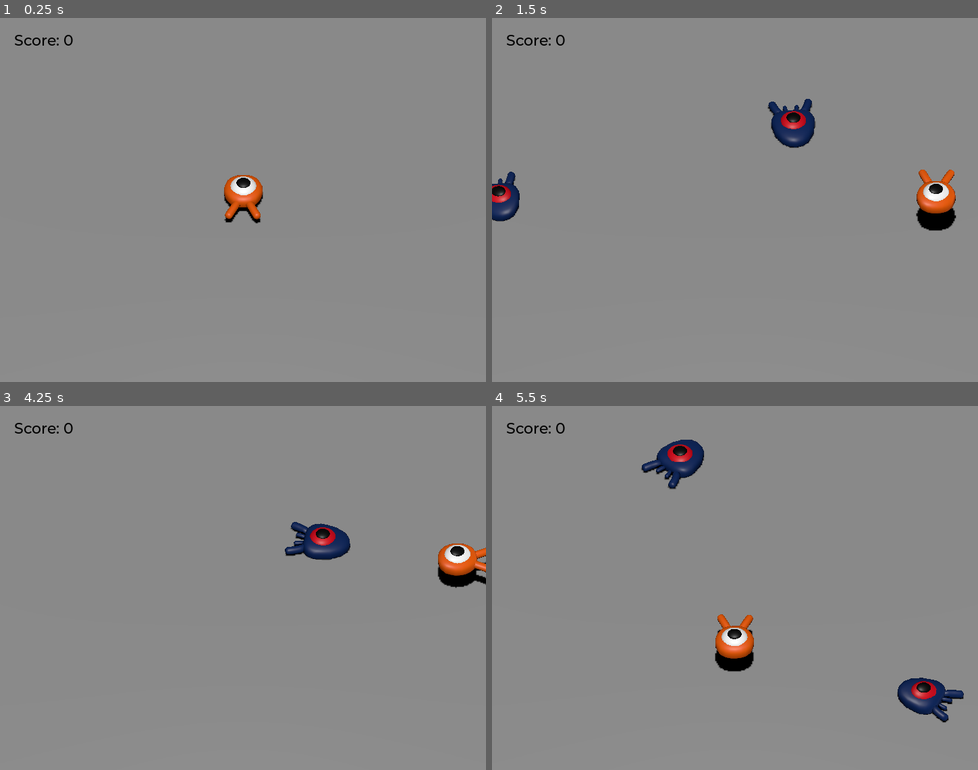
Above: before the commit, frames 1-4 (two rows, left to right).
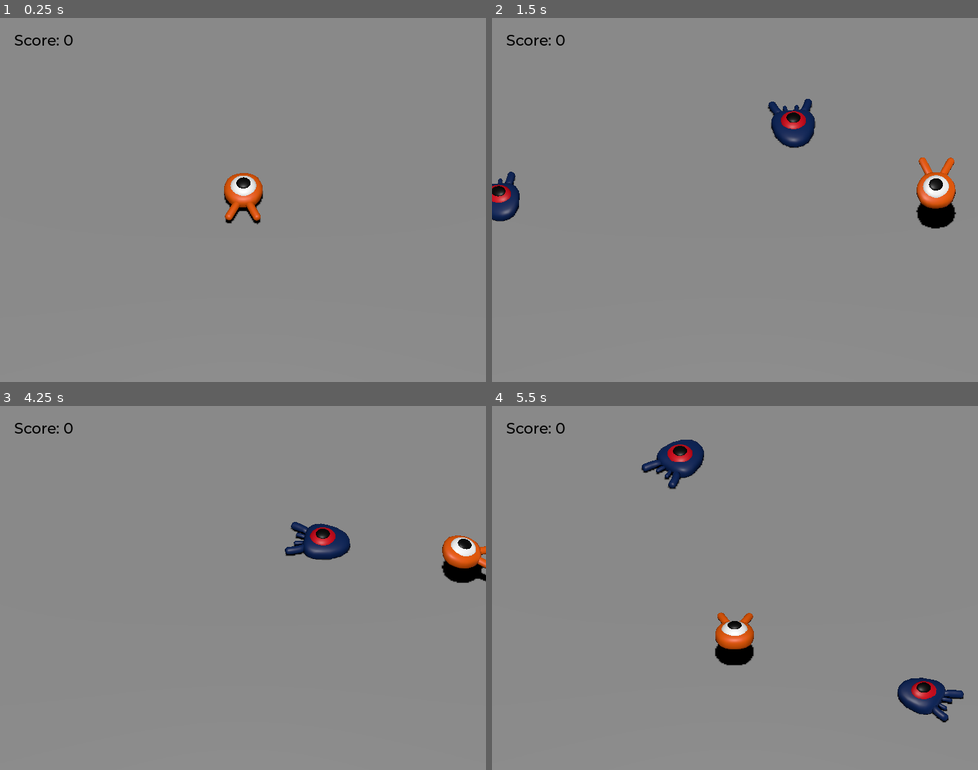
Above: after the commit, the same moments.

Repository: MAXIIIMVS/godot_3d_squash_the_creeps
Game: Godot game, scene res://scenes/main.tscn
Two runs of this game, one before a commit and one after it. Both use one fixed random seed, a clock stepped at 60 frames per second and the inputs below.
Inputs:
- Up to frame 1 (0.25 s): no input
- Up to frame 2 (1.5 s): tap Enter (ui_accept) at 0.5 s; hold Right (move_right) 0.53-1.28 s; hold Space (jump) 0.53-1.28 s; hold Down (move_back) from 1.28 s (still down); tap Space (jump) at 1.35 s
- Up to frame 3 (4.25 s): tap Space (jump) at 1.52, 1.82, 2.85, 3.02, 3.32 s; release Down (move_back) at 2.03 s; hold Right (move_right) 2.03-2.78 s; hold Space (jump) 2.03-2.78 s; hold Up (move_forward) 2.78-3.53 s; hold Left (move_left) from 3.53 s (still down); hold Space (jump) from 3.53 s (still down)
- Up to frame 4 (5.5 s): release Space (jump) at 4.28 s; tap Space (jump) at 4.35, 4.52, 4.82 s; release Left (move_left) at 5.03 s; hold Down (move_back) from 5.03 s (still down); hold Space (jump) from 5.03 s (still down)

The runs differ from the first frame. In frame 1, 0.2% of the frame differs, in the area x 46-55%, y 42-57%; in frame 2, 0.9%; in frame 3, 0.9%, in the area x 90-100%, y 35-50%; in frame 4, 0.9%.

Commit message:
Animate the player.

Diff:
--- a/scenes/player.tscn
+++ b/scenes/player.tscn
@@ -9,6 +9,68 @@
 [sub_resource type="CylinderShape3D" id="CylinderShape3D_g2els"]
 height = 0.712891
 radius = 0.737305
+
+[sub_resource type="Animation" id="Animation_g2els"]
+resource_name = "float"
+length = 1.2
+loop_mode = 1
+tracks/0/type = "value"
+tracks/0/imported = false
+tracks/0/enabled = true
+tracks/0/path = NodePath("Pivot/Character:position")
+tracks/0/interp = 1
+tracks/0/loop_wrap = true
+tracks/0/keys = {
+"times": PackedFloat32Array(0.3, 0.733333, 1.2),
+"transitions": PackedFloat32Array(0.353553, 1.93187, 1),
+"update": 0,
+"values": [Vector3(0, 0, 0), Vector3(0, 0.65, 0), Vector3(0, 0.35, 0)]
+}
+tracks/1/type = "value"
+tracks/1/imported = false
+tracks/1/enabled = true
+tracks/1/path = NodePath("Pivot/Character:rotation")
+tracks/1/interp = 1
+tracks/1/loop_wrap = true
+tracks/1/keys = {
+"times": PackedFloat32Array(0.1, 0.5, 1.2),
+"transitions": PackedFloat32Array(0.353553, 0.435275, 1),
+"update": 0,
+"values": [Vector3(0, 0, 0), Vector3(0.139626, 0, 0), Vector3(-0.15708, 0, 0)]
+}
+
+[sub_resource type="Animation" id="Animation_qhqgy"]
+length = 0.001
+tracks/0/type = "value"
+tracks/0/imported = false
+tracks/0/enabled = true
+tracks/0/path = NodePath("Pivot/Character:position")
+tracks/0/interp = 1
+tracks/0/loop_wrap = true
+tracks/0/keys = {
+"times": PackedFloat32Array(0),
+"transitions": PackedFloat32Array(1),
+"update": 0,
+"values": [Vector3(0, 0, 0)]
+}
+tracks/1/type = "value"
+tracks/1/imported = false
+tracks/1/enabled = true
+tracks/1/path = NodePath("Pivot/Character:rotation")
+tracks/1/interp = 1
+tracks/1/loop_wrap = true
+tracks/1/keys = {
+"times": PackedFloat32Array(0),
+"transitions": PackedFloat32Array(1),
+"update": 0,
+"values": [Vector3(0, 0, 0)]
+}
+
+[sub_resource type="AnimationLibrary" id="AnimationLibrary_qhqgy"]
+_data = {
+&"RESET": SubResource("Animation_qhqgy"),
+&"float": SubResource("Animation_g2els")
+}
 
 [node name="Player" type="CharacterBody3D"]
 collision_layer = 4
@@ -32,4 +94,10 @@
 transform = Transform3D(1.32515, 0, 0, 0, 1.32515, 0, 0, 0, 1.32515, 0, 0.366027, 0)
 shape = SubResource("CylinderShape3D_g2els")
 
+[node name="AnimationPlayer" type="AnimationPlayer" parent="."]
+libraries = {
+&"": SubResource("AnimationLibrary_qhqgy")
+}
+autoplay = "float"
+
 [connection signal="body_entered" from="MobDetector" to="." method="_on_mob_detector_body_entered"]
--- a/scripts/player.gd
+++ b/scripts/player.gd
@@ -25,6 +25,9 @@
 	if direction != Vector3.ZERO:
 		direction = direction.normalized()
 		$Pivot.basis = Basis.looking_at(direction)
+		$AnimationPlayer.speed_scale = 4
+	else:
+		$AnimationPlayer.speed_scale = 1
 
 	target_velocity.x = direction.x * speed
 	target_velocity.z = direction.z * speed
@@ -47,6 +50,8 @@
 
 	velocity = target_velocity
 	move_and_slide()
+	# arc when jumping
+	$Pivot.rotation.x = PI / 6 * velocity.y / jump_impulse
 
 
 func die():
Not shown: 1 places in scenes/player.tscn that only renumber resources
